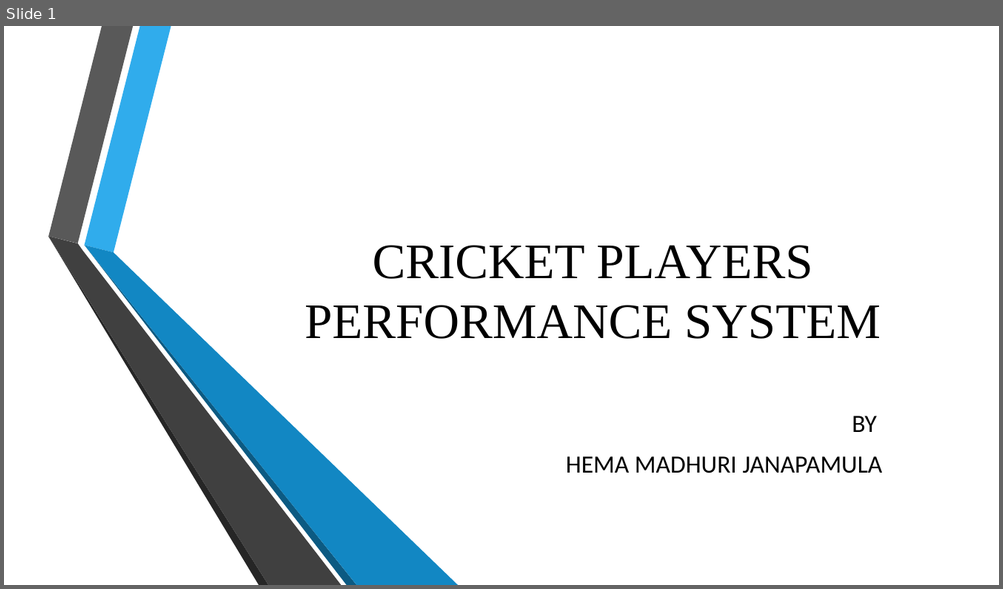
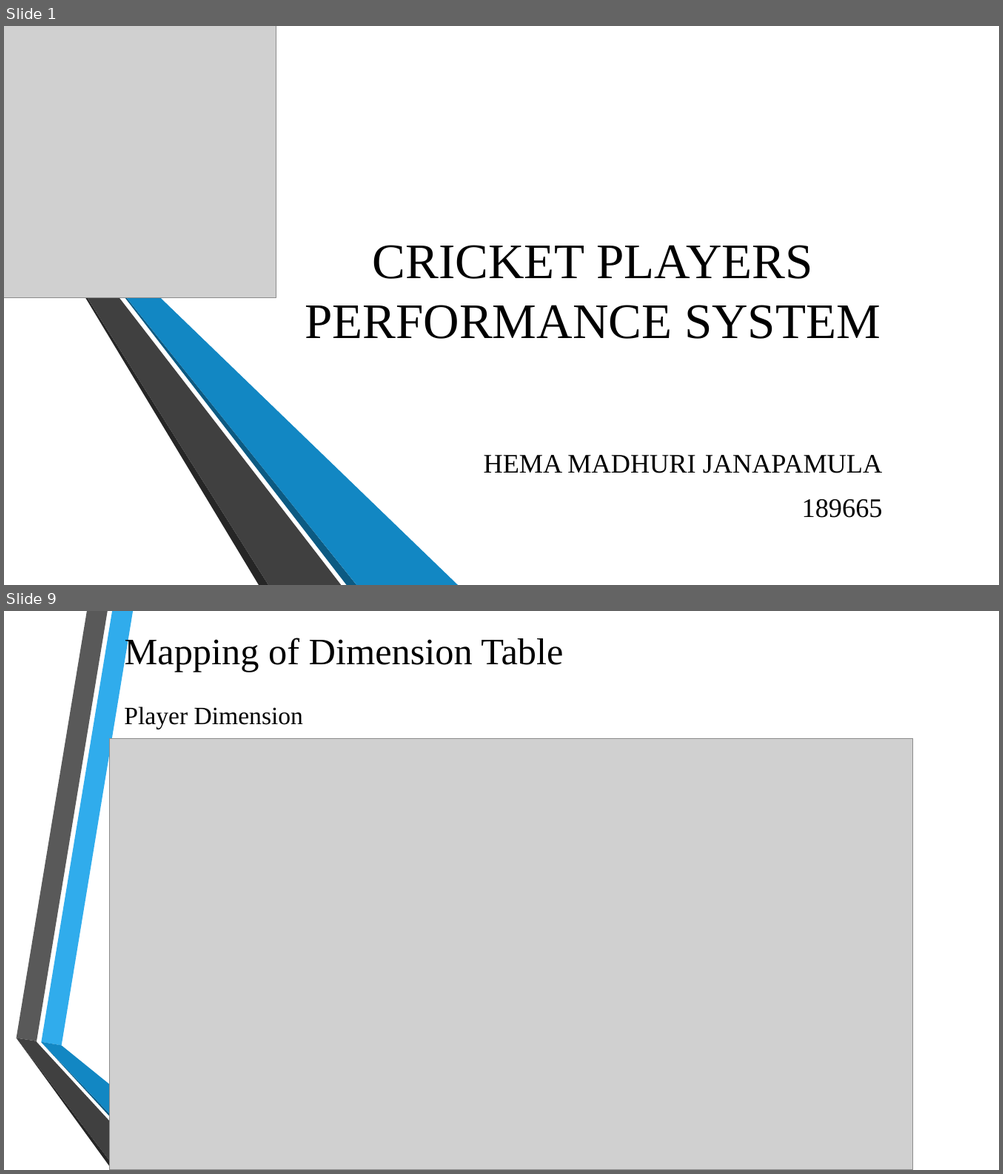
Before and after one commit to hemamadhuri98/test_fact, a slide deck: Cricket Players Performance System.pptx. Shown one above the other, each under a label of ours: slide 1 before the commit, slides 1 and 9 after it; the slides between them are not shown. The pictures are 1003x589 and 1003x1174 pixels, drawn with LibreOffice and Linux fonts; fonts in the diff are those of the drawing; grey boxes stand for pictures; background and template pictures are left out. Boxes give left, top, right and bottom in pixels: in the first picture for what was removed or moved away, otherwise in the second. Text is boxed around its words. In the diff, an @@ line names an element or a change of style, - is before the commit and + after.

```diff
--- a/Cricket Players Performance System.pptx
+++ b/Cricket Players Performance System.pptx
@@ slide 9 added at <box>4,611,999,1170</box>, background picture (left out) @@
@@ title added at <box>125,635,563,672</box>, 36 pt, text #000000 @@
+Mapping of Dimension Table
@@ text added at <box>124,706,303,729</box>, 24 pt, text #000000 @@
+Player Dimension
@@ picture added at <box>110,738,913,1170</box> @@
@@ group added at <box>16,611,215,1170</box>: 6 freeform shapes @@
@@ slide 1 changed as well @@
@@ picture added at <box>4,26,276,298</box> @@
@@ subtitle at <box>851,416,876,432</box>: paragraph removed @@
-BY
@@ subtitle at <box>484,455,882,474</box>: size 24 to 25.9 pt, font Calibri to Times New Roman in "HEMA MADHURI JANAPAMULA" @@
@@ subtitle at <box>802,500,882,518</box>: paragraph added @@
+189665
```
Also in this commit, not shown: 15 other slides added.
